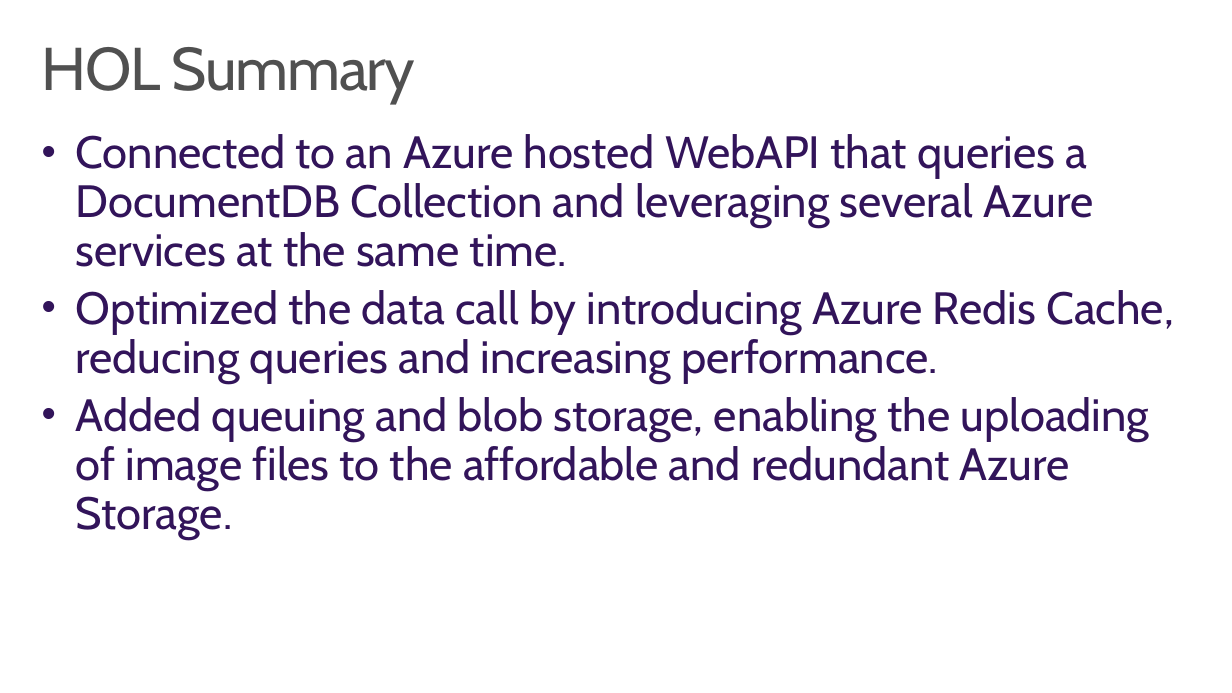
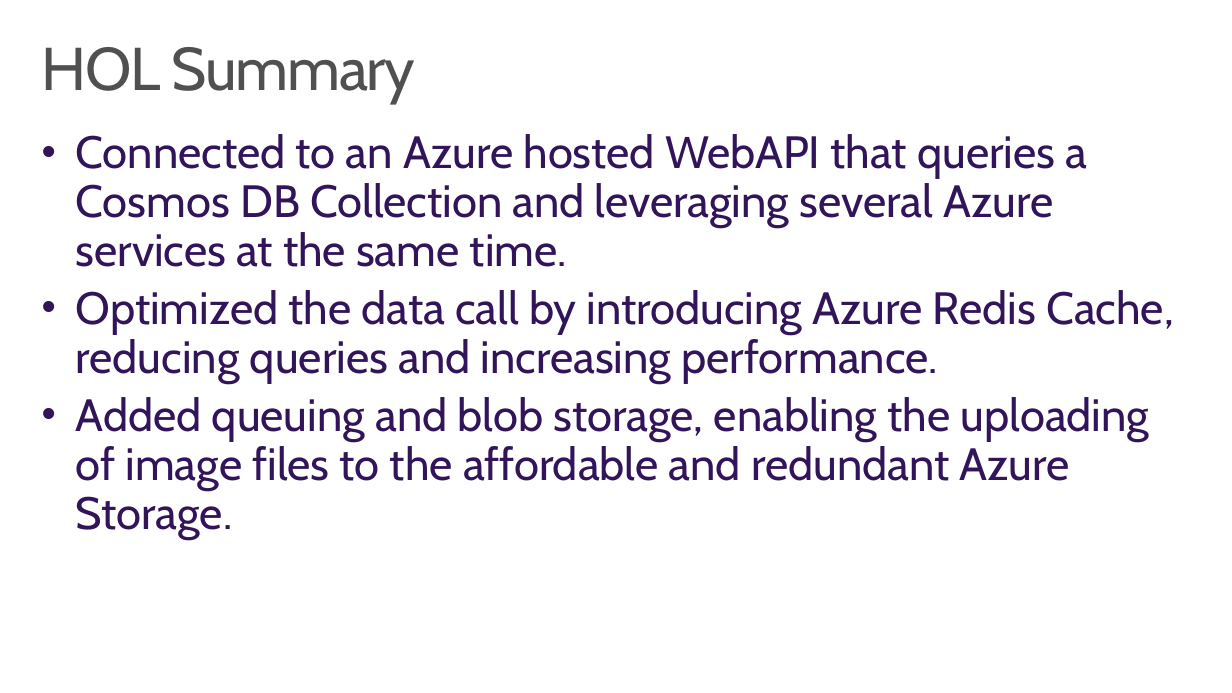
Before and after one commit to wely/DevCamp, a slide deck: slide 48 of Presentation/Module02-ModernCloudApps.pptx (slide 52 before the commit). Drawn at 1232x693 pixels with LibreOffice and Linux fonts; fonts in the diff are those of the drawing; background and template pictures are left out. Boxes give left, top, right and bottom in pixels: in the first picture for what was removed or moved away, otherwise in the second. Text is boxed around its words. In the diff, an @@ line names an element or a change of style, - is before the commit and + after.

Commit message:
Update branding to cosmos db

```diff
--- a/Presentation/Module02-ModernCloudApps.pptx
+++ b/Presentation/Module02-ModernCloudApps.pptx
@@ text at box(76, 134, 1088, 267): text changed @@
-• Connected to an Azure hosted WebAPI that queries a DocumentDB Collection and leveraging several Azure services at the same time.
+• Connected to an Azure hosted WebAPI that queries a Cosmos DB Collection and leveraging several Azure services at the same time.
```
Also in this commit, not shown: 5 other slides changed, 4 slides removed.
